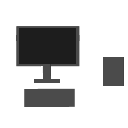
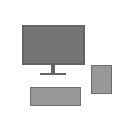
Revision of a layered 128×128 image; what changed, layer by layer:
removed layer "Paint Layer 1 (pasted)" over [16, 26, 80, 41]
painted on "Group 3 Merged" over [16, 25, 124, 107]
